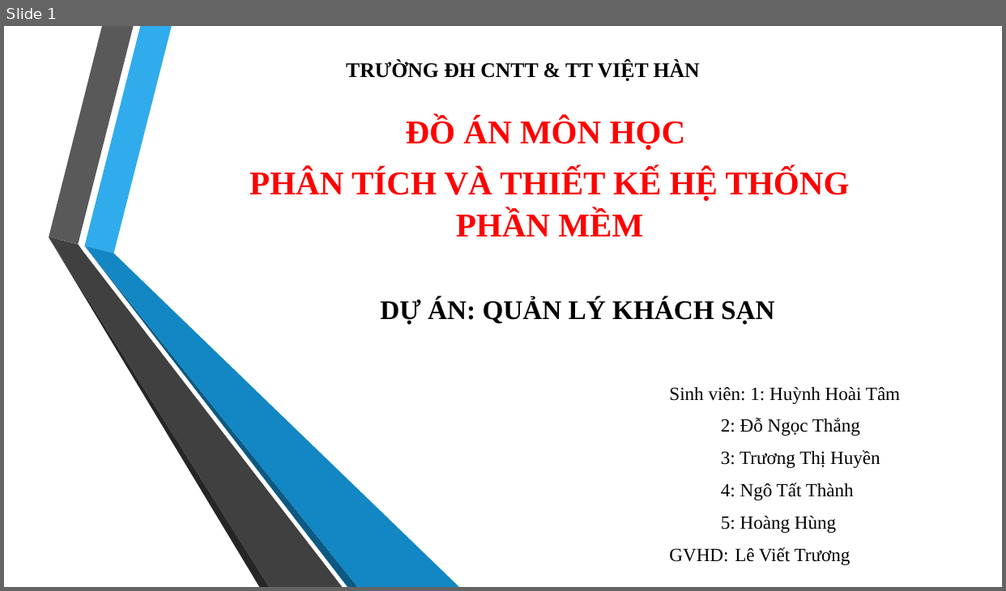
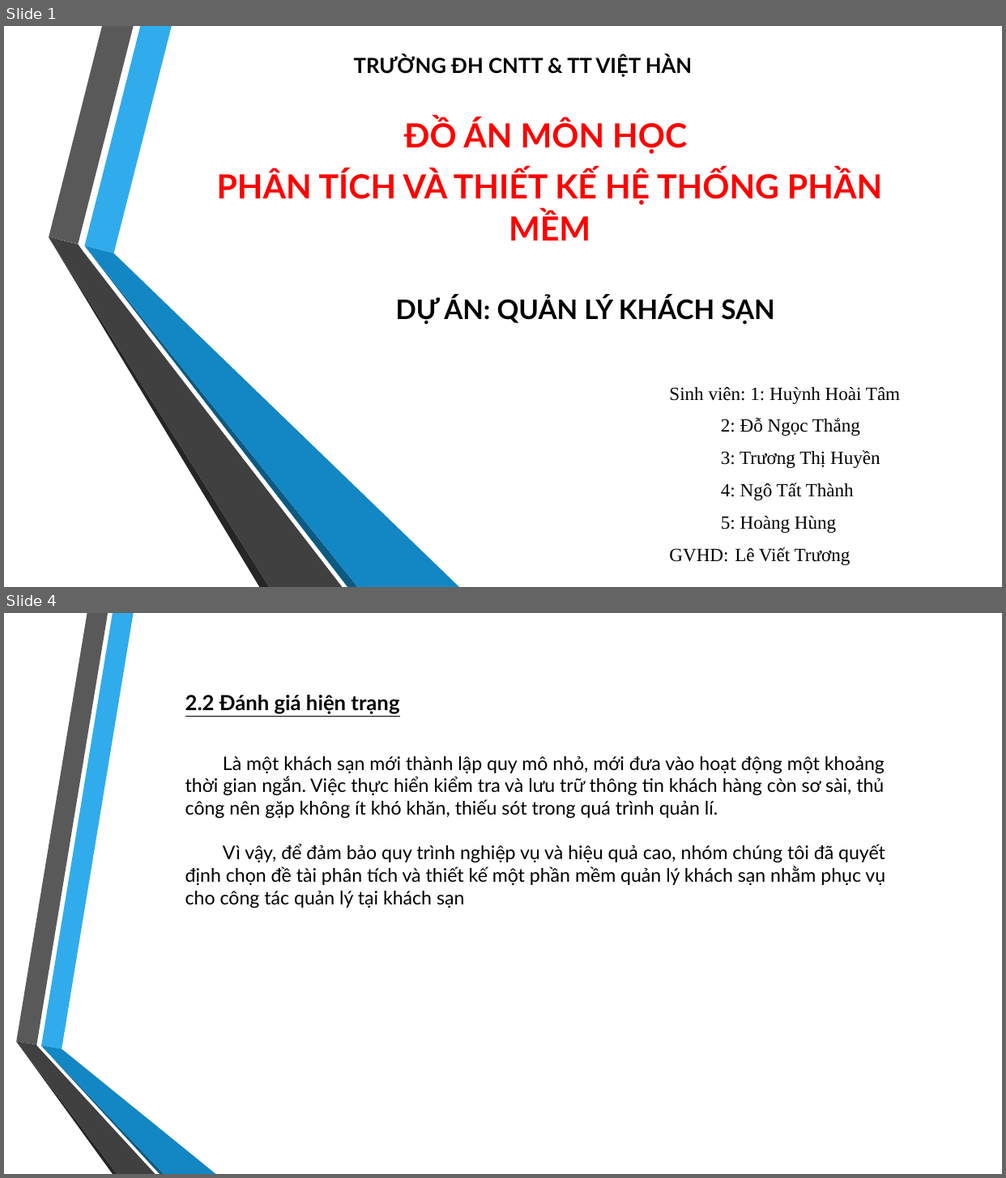
Before and after one commit to DaemonZZ/pttkht, a slide deck: QLKS.pptx. Shown one above the other, each under a label of ours: slide 1 before the commit, slides 1 and 4 after it; the slides between them are not shown. The pictures are 1006x591 and 1006x1178 pixels, drawn with LibreOffice and Linux fonts; fonts in the diff are those of the drawing; background and template pictures are left out. Boxes give left, top, right and bottom in pixels: in the first picture for what was removed or moved away, otherwise in the second. Text is boxed around its words. In the diff, an @@ line names an element or a change of style, - is before the commit and + after.

```diff
--- a/QLKS.pptx
+++ b/QLKS.pptx
@@ slide 4 added at <box>4,613,1002,1174</box>, background picture (left out) @@
@@ text added at <box>185,695,399,714</box>, 20 pt, text #000000, bold, underline @@
+2.2 Đánh giá hiện trạng
@@ text added at <box>185,756,885,909</box>, 18 pt, text #000000 @@
+Là một khách sạn mới thành lập quy mô nhỏ, mới đưa vào hoạt động một khoảng thời gian ngắn. Việc thực hiển kiểm tra và lưu trữ thông tin khách hàng còn sơ sài, thủ công nên gặp không ít khó khăn, thiếu sót trong quá trình quản lí.
+Vì vậy, để đảm bảo quy trình nghiệp vụ và hiệu quả cao, nhóm chúng tôi đã quyết định chọn đề tài phân tích và thiết kế một phần mềm quản lý khách sạn nhằm phục vụ cho công tác quản lý tại khách sạn
@@ group added at <box>16,613,216,1174</box>: 6 freeform shapes @@
@@ slide 1 changed as well @@
@@ font Times New Roman to Lato in 3 elements at <box>396,297,774,325</box>, <box>217,118,882,241</box>, <box>354,56,692,77</box> @@
```
Also in this commit, not shown: 5 other slides changed, 28 other slides added, 9 slides removed, 3 other files.
